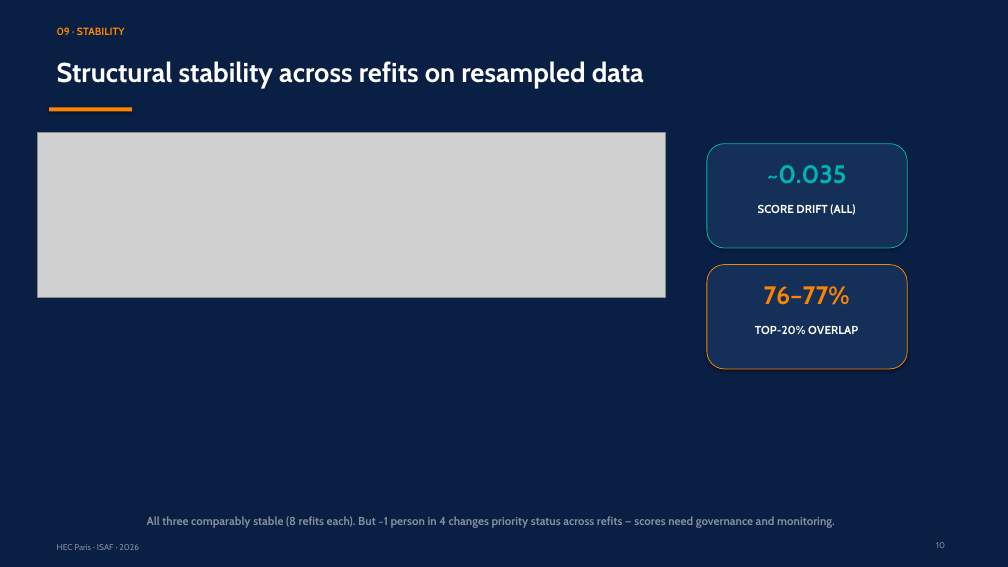
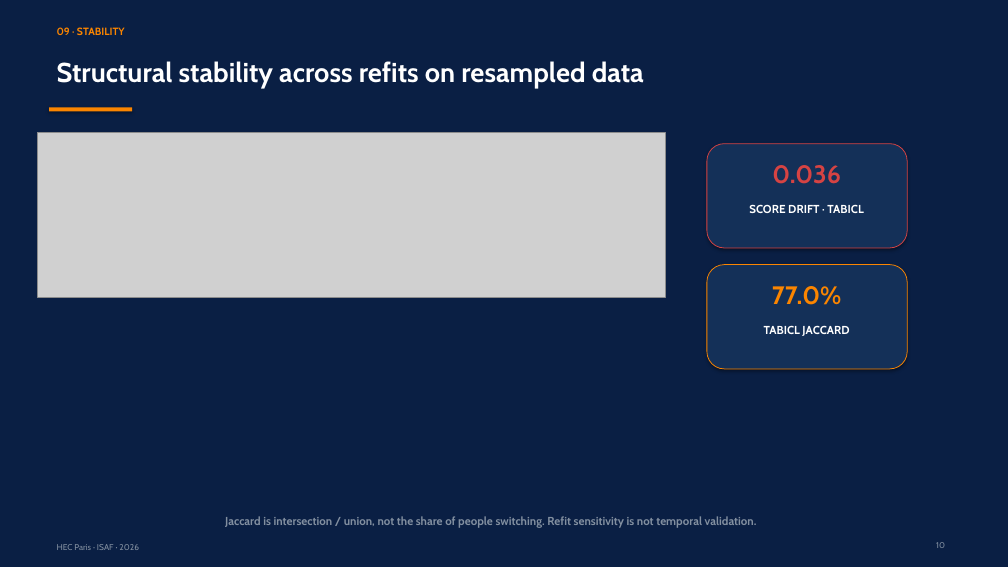
Before and after one commit to RyanBalech/recidivism-forecasting-analysis, a slide deck: slide 10 of reports/ISAF_Recidivism_Presentation.pptx. Drawn at 1008x567 pixels with LibreOffice and Linux fonts; fonts in the diff are those of the drawing; grey boxes stand for pictures. Boxes give left, top, right and bottom in pixels: in the first picture for what was removed or moved away, otherwise in the second. Text is boxed around its words. In the diff, an @@ line names an element or a change of style, - is before the commit and + after.

```diff
--- a/reports/ISAF_Recidivism_Presentation.pptx
+++ b/reports/ISAF_Recidivism_Presentation.pptx
@@ rounded rectangle at box(707, 144, 907, 248): outline #00B4B4 0.75 pt to #D64343 0.75 pt @@
@@ text at box(772, 165, 841, 184): text changed; text colour #00B4B4 to #D64343 @@
-~0.035
+0.036
@@ text at box(749, 204, 863, 213): text changed @@
-SCORE DRIFT (ALL)
+SCORE DRIFT · TABICL
@@ text at box(772, 286, 841, 305): text changed @@
-76–77%
+77.0%
@@ text at box(764, 325, 849, 336): text changed @@
-TOP-20% OVERLAP
+TABICL JACCARD
@@ text at box(225, 516, 757, 528): text changed @@
-All three comparably stable (8 refits each). But ~1 person in 4 changes priority status across refits — scores need governance and monitoring.
+Jaccard is intersection / union, not the share of people switching. Refit sensitivity is not temporal validation.
```
Also in this commit, not shown: 12 other slides changed, 48 other files.
